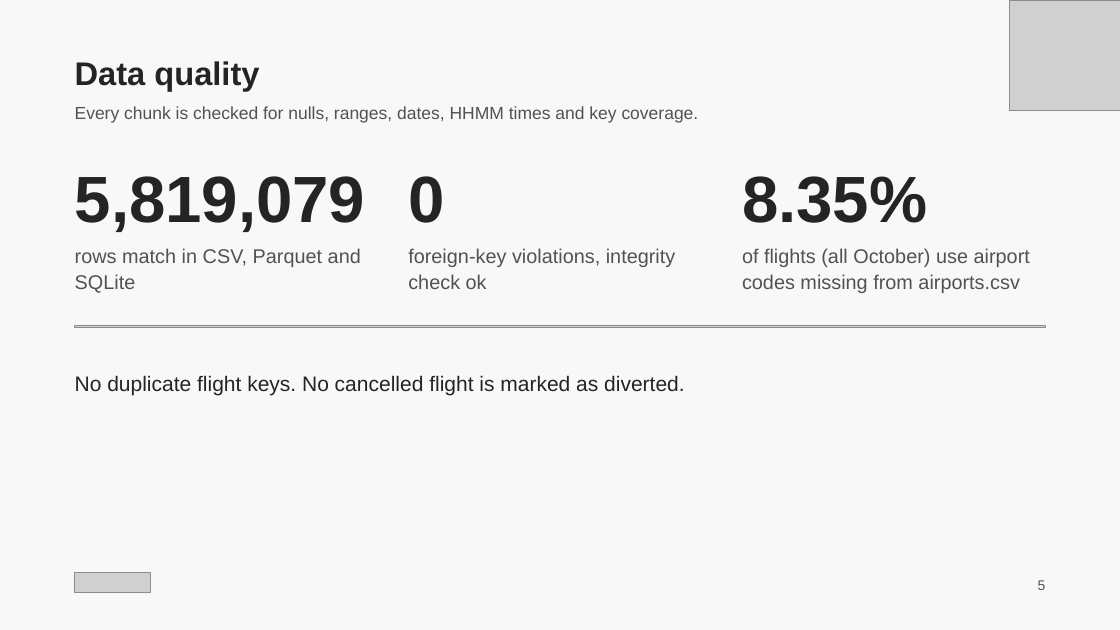
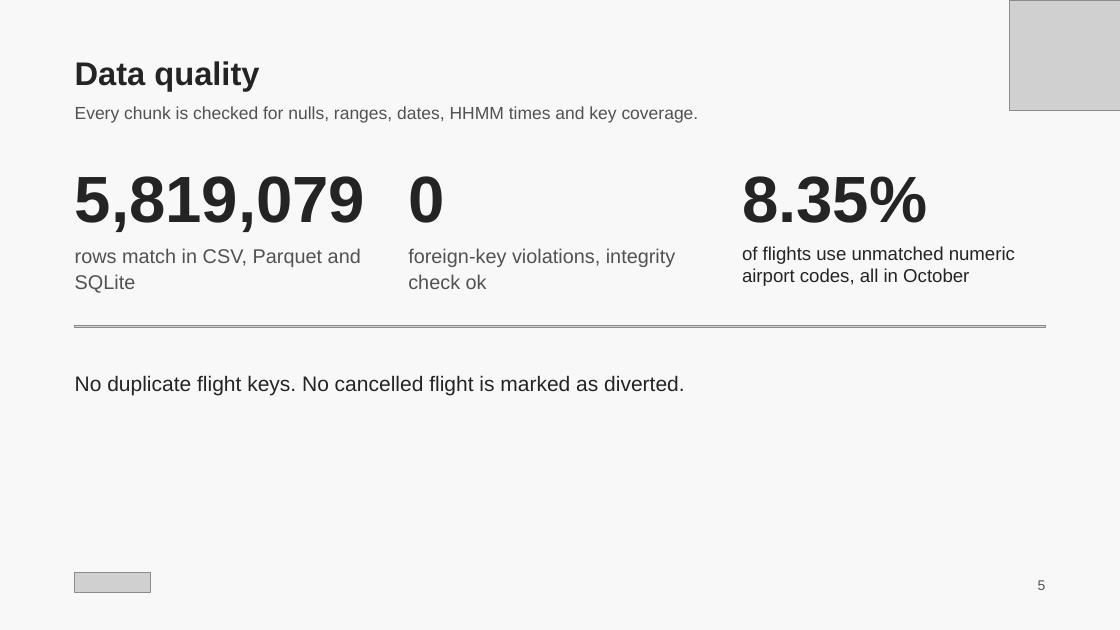
Before and after one commit to aknazar47/Programming-Final-Flights, a slide deck: slide 5 of submission/Flight Delays and Cancellations.pptx. Drawn at 1120x630 pixels with LibreOffice and Linux fonts; fonts in the diff are those of the drawing; grey boxes stand for pictures. Boxes give left, top, right and bottom in pixels: in the first picture for what was removed or moved away, otherwise in the second. Text is boxed around its words. In the diff, an @@ line names an element or a change of style, - is before the commit and + after.

```diff
--- a/submission/Flight Delays and Cancellations.pptx
+++ b/submission/Flight Delays and Cancellations.pptx
@@ text at bbox=[742, 246, 1015, 286]: text changed; size 17 to 16 pt; text colour #525252 to #242424 @@
-of flights (all October) use airport codes missing from airports.csv
+of flights use unmatched numeric airport codes, all in October
```
Also in this commit, not shown: 4 other slides changed, 1 other file.
